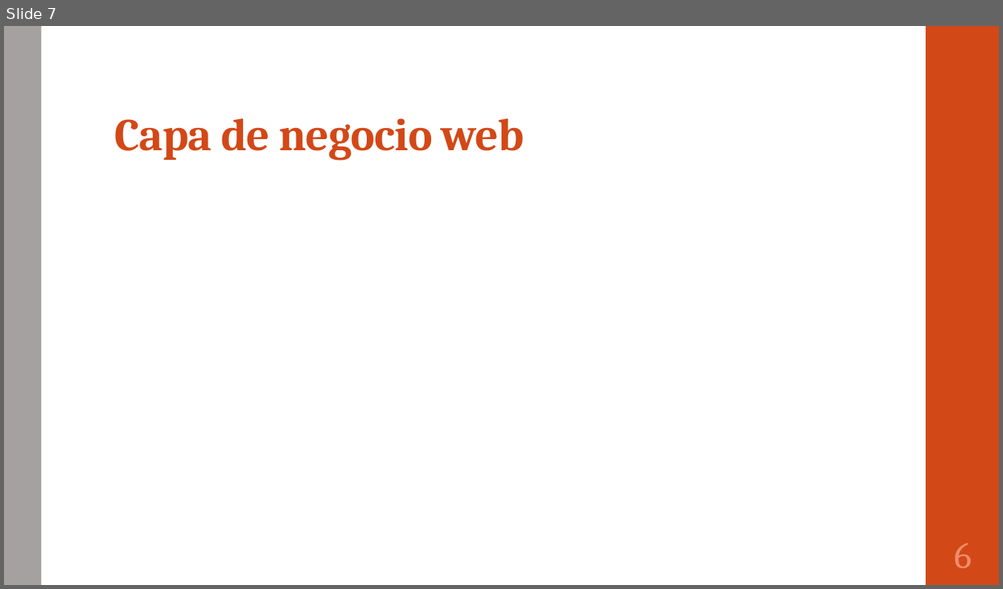
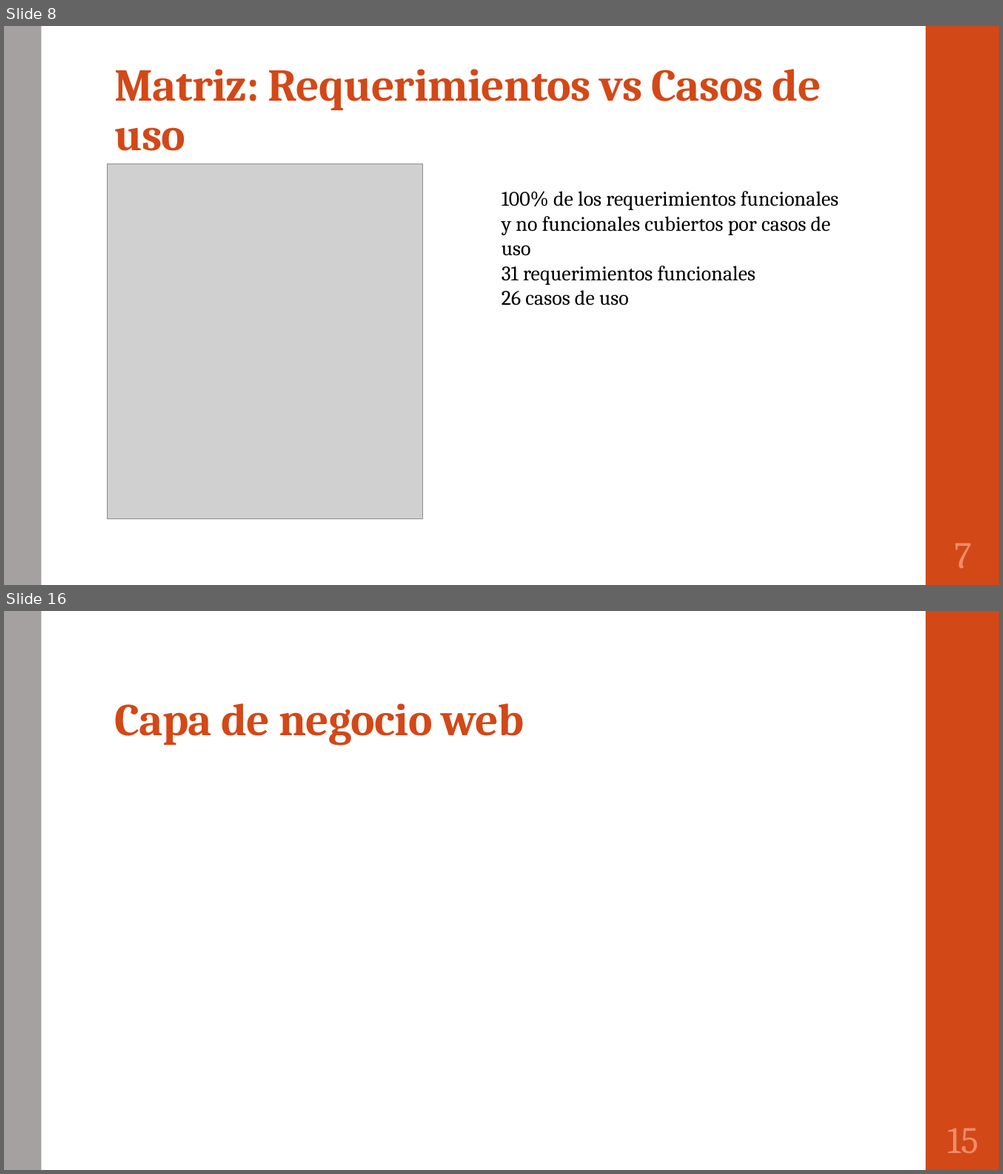
Before and after one commit to portafolio2016/hipocrates, a slide deck: Plantilla presentacion final.pptx. Shown one above the other, each under a label of ours: slide 7 before the commit, slides 8 and 16 after it; the slides between them are not shown. The pictures are 1003x589 and 1003x1174 pixels, drawn with LibreOffice and Linux fonts; fonts in the diff are those of the drawing; grey boxes stand for pictures. Boxes give left, top, right and bottom in pixels: in the first picture for what was removed or moved away, otherwise in the second. Text is boxed around its words. In the diff, an @@ line names an element or a change of style, - is before the commit and + after.

```diff
--- a/Plantilla presentacion final.pptx
+++ b/Plantilla presentacion final.pptx
@@ slide 8 added at [4,26,999,585], background #FFFFFF; not listed: 2 template elements that a slide beside it also shows @@
@@ title added at [114,69,821,151], 44 pt, text #D34817, bold @@
+Matriz: Requerimientos vs Casos de uso
@@ picture added at [107,164,423,519] @@
@@ text added at [501,191,838,306], 20 pt, text #000000 @@
+100% de los requerimientos funcionales
+y no funcionales cubiertos por casos de uso
+31 requerimientos funcionales
+26 casos de uso
@@ page number added at [953,543,971,568], 36 pt, text #EF8C6A @@
+7
@@ what was slide 7 is now slide 16 @@
@@ page number at [947,1128,978,1153]: text changed @@
-6
+15
```
Also in this commit, not shown: 6 slides changed, 8 other slides added.
